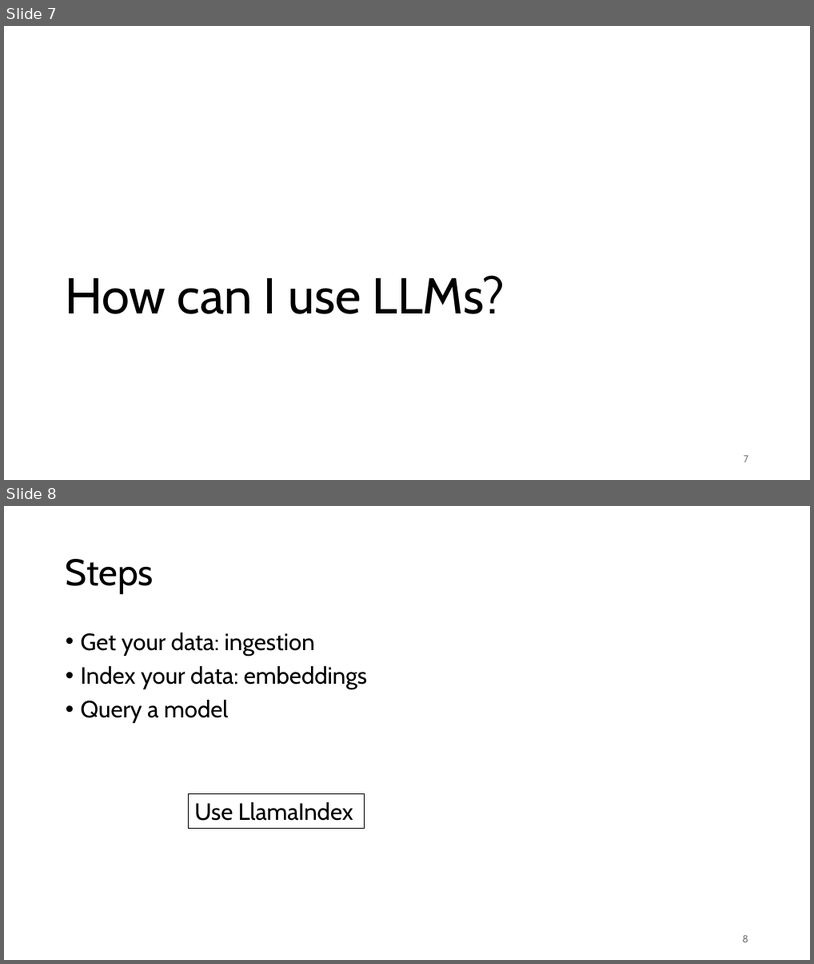
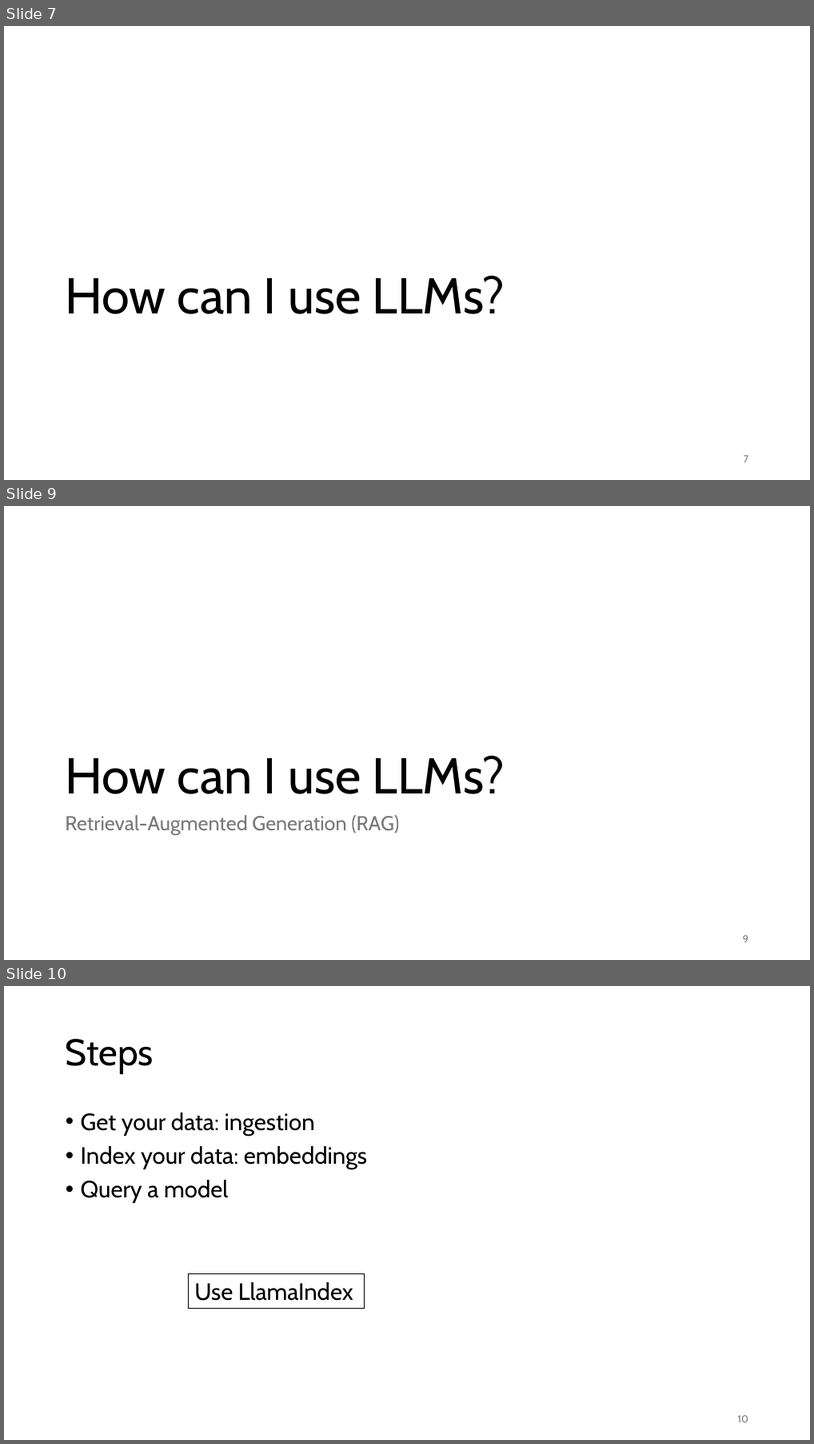
Before and after one commit to gjbex/Deploying-LLMs-locally, a slide deck: local_LLMs.pptx. Shown one above the other, each under a label of ours: slides 7 and 8 before the commit, slides 7, 9 and 10 after it; the slides between them are not shown. The pictures are 814x964 and 814x1444 pixels, drawn with LibreOffice and Linux fonts; fonts in the diff are those of the drawing. Boxes give left, top, right and bottom in pixels: in the first picture for what was removed or moved away, otherwise in the second. Text is boxed around its words. In the diff, an @@ line names an element or a change of style, - is before the commit and + after.

```diff
--- a/local_LLMs.pptx
+++ b/local_LLMs.pptx
@@ slide 9 added at [4,506,810,960], background #FFFFFF @@
@@ title added at [65,755,506,794], 60 pt, text #000000 @@
+How can I use LLMs?
@@ text added at [65,815,399,835], 24 pt, text #797979 @@
+Retrieval-Augmented Generation (RAG)
@@ page number added at [743,935,749,942], 12 pt, text #797979 @@
+9
@@ what was slide 8 is now slide 10 @@
@@ page number at [738,1415,749,1422]: text changed @@
-8
+10
```
Also in this commit, not shown: 1 slide changed, 2 other slides added.
